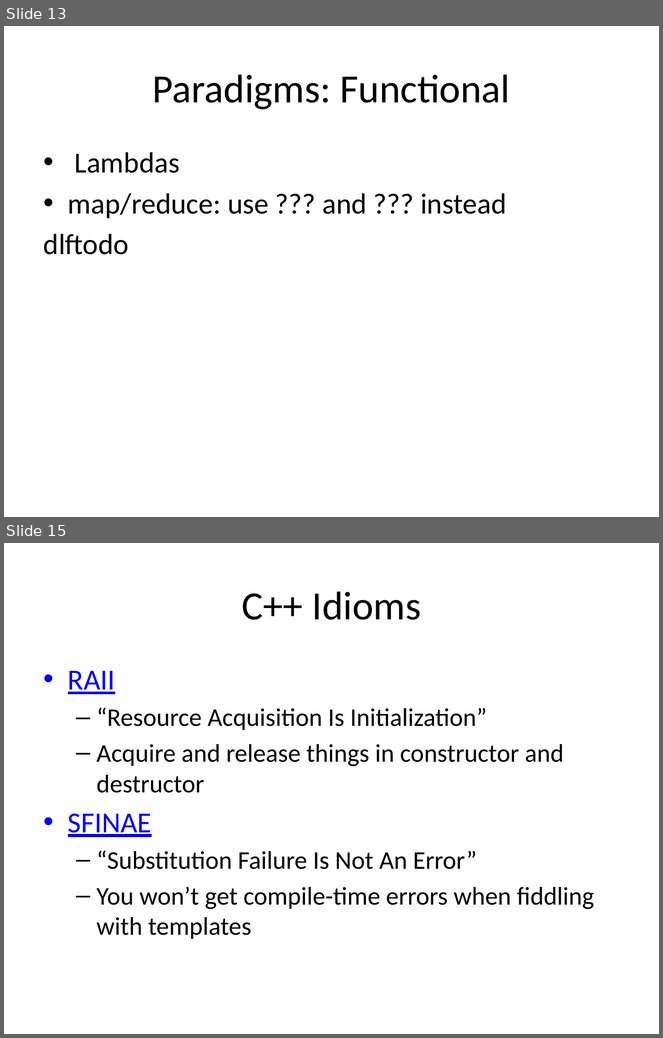
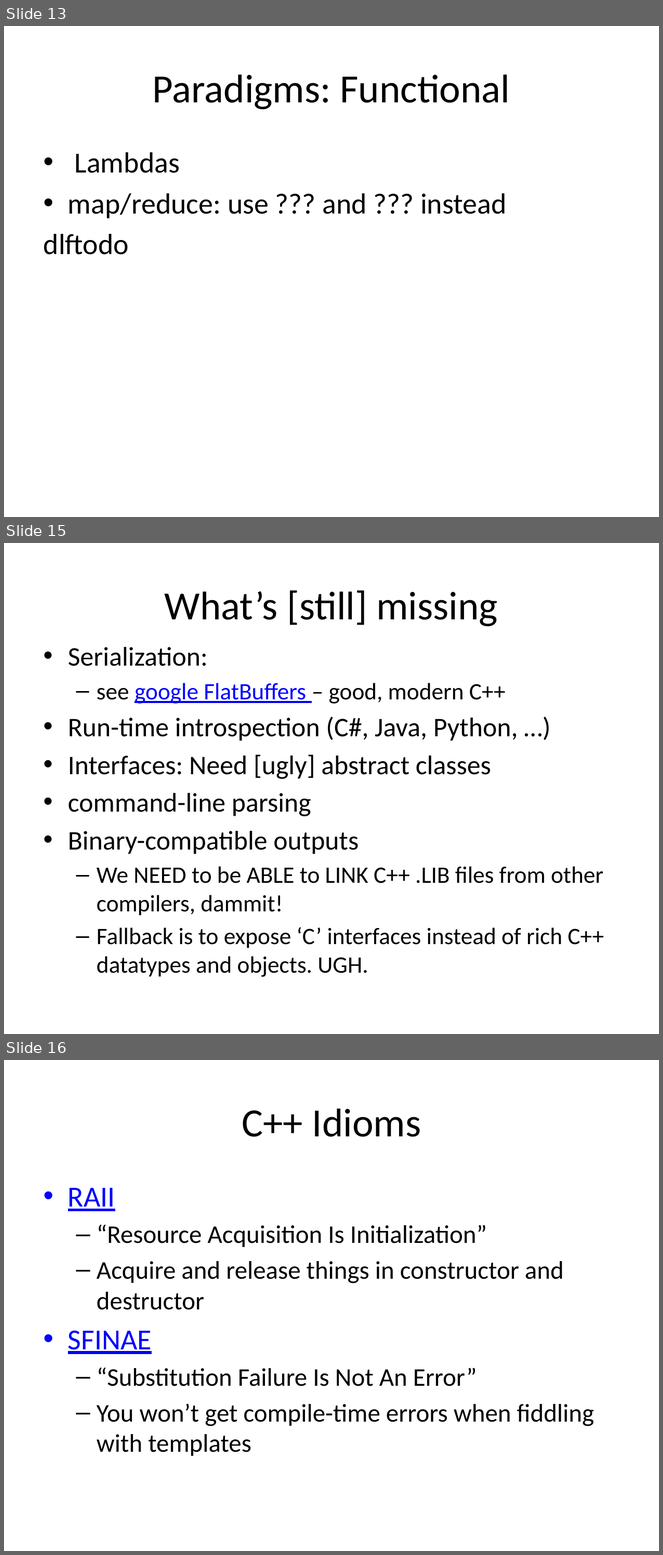
Before and after one commit to fellmad/FunWithCpp11, a slide deck: doc/Fun_with_C++11.pptx. Shown one above the other, each under a label of ours: slides 13 and 15 before the commit, slides 13, 15 and 16 after it; the slides between them are not shown. The pictures are 663x1038 and 663x1555 pixels, drawn with LibreOffice and Linux fonts; fonts in the diff are those of the drawing. Boxes give left, top, right and bottom in pixels: in the first picture for what was removed or moved away, otherwise in the second. Text is boxed around its words. In the diff, an @@ line names an element or a change of style, - is before the commit and + after.

```diff
--- a/doc/Fun_with_C++11.pptx
+++ b/doc/Fun_with_C++11.pptx
@@ slide 15 added at [4,543,659,1034], background #FFFFFF @@
@@ title added at [165,590,498,627], 44 pt, text #000000 @@
+What’s [still] missing
@@ text added at [68,647,604,977], 25.9 pt, text #000000 @@
+• Serialization:
+  – see google FlatBuffers – good, modern C++
+• Run-time introspection (C#, Java, Python, …)
+• Interfaces: Need [ugly] abstract classes
+• command-line parsing
+• Binary-compatible outputs
+  – We NEED to be ABLE to LINK C++ .LIB files from other compilers, dammit!
+  – Fallback is to expose ‘C’ interfaces instead of rich C++ datatypes and objects. UGH.
@@ what was slide 15 is now slide 16 @@
```
Also in this commit, not shown: 1 slide changed.
